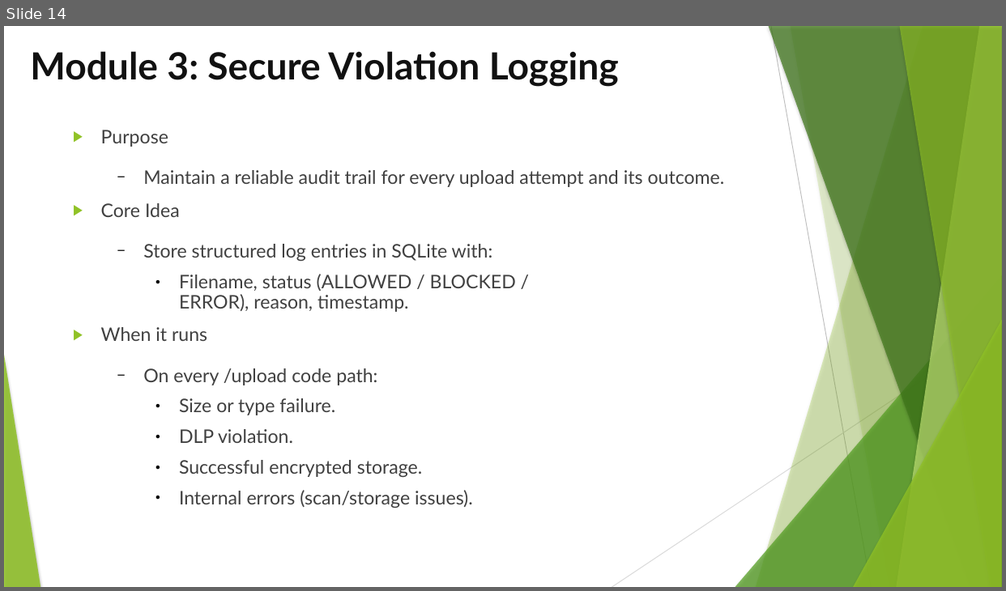
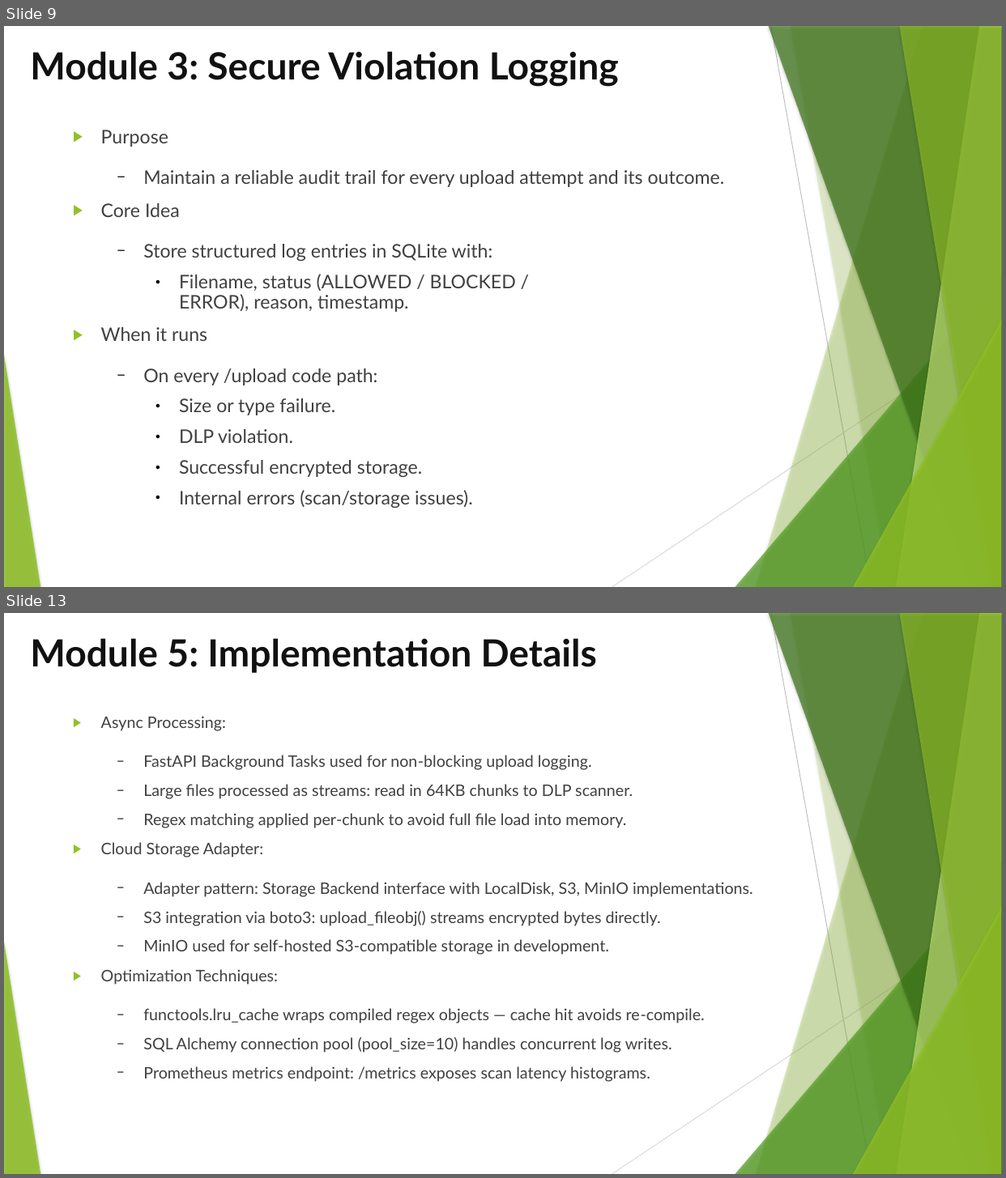
Before and after one commit to fyxvoid/cloud-dlp, a slide deck: cloud-dlp-review-II.pptx. Shown one above the other, each under a label of ours: slide 14 before the commit, slides 9 and 13 after it; the slides between them are not shown. The pictures are 1006x591 and 1006x1178 pixels, drawn with LibreOffice and Linux fonts; fonts in the diff are those of the drawing. Boxes give left, top, right and bottom in pixels: in the first picture for what was removed or moved away, otherwise in the second. Text is boxed around its words. In the diff, an @@ line names an element or a change of style, - is before the commit and + after.

```diff
--- a/cloud-dlp-review-II.pptx
+++ b/cloud-dlp-review-II.pptx
@@ slide 13 added at [4,613,1002,1174], background #FFFFFF; not listed: 10 template elements that a slide beside it also shows @@
@@ title added at [30,638,597,673], 36 pt, text #111111, bold @@
+Module 5: Implementation Details
@@ text added at [101,716,753,1082], 15.3 pt, text #404040 @@
+▶ Async Processing:
+  − FastAPI Background Tasks used for non-blocking upload logging.
+  − Large files processed as streams: read in 64KB chunks to DLP scanner.
+  − Regex matching applied per-chunk to avoid full file load into memory.
+▶ Cloud Storage Adapter:
+  − Adapter pattern: Storage Backend interface with LocalDisk, S3, MinIO implementations.
+  − S3 integration via boto3: upload_fileobj() streams encrypted bytes directly.
+  − MinIO used for self-hosted S3-compatible storage in development.
+▶ Optimization Techniques:
+  − functools.lru_cache wraps compiled regex objects — cache hit avoids re-compile.
+  − SQL Alchemy connection pool (pool_size=10) handles concurrent log writes.
+  − Prometheus metrics endpoint: /metrics exposes scan latency histograms.
@@ what was slide 14 is now slide 9 @@
@@ slide 9 changed as well @@
@@ freeform shape at [899,26,1002,587]: outline redrawn @@
```
Also in this commit, not shown: 9 other slides changed, 5 other slides added, 9 slides removed, 2 other files.
